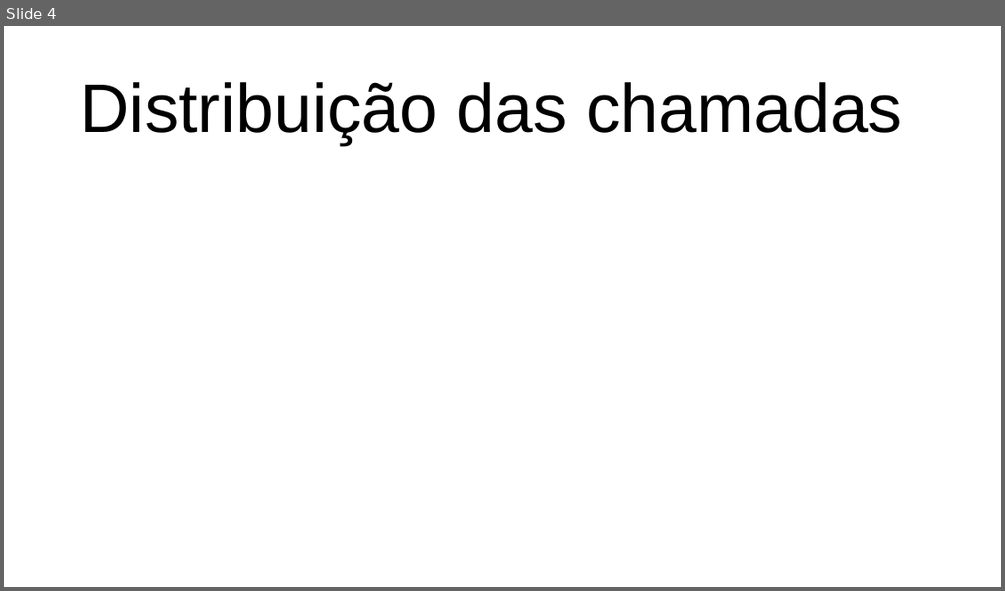
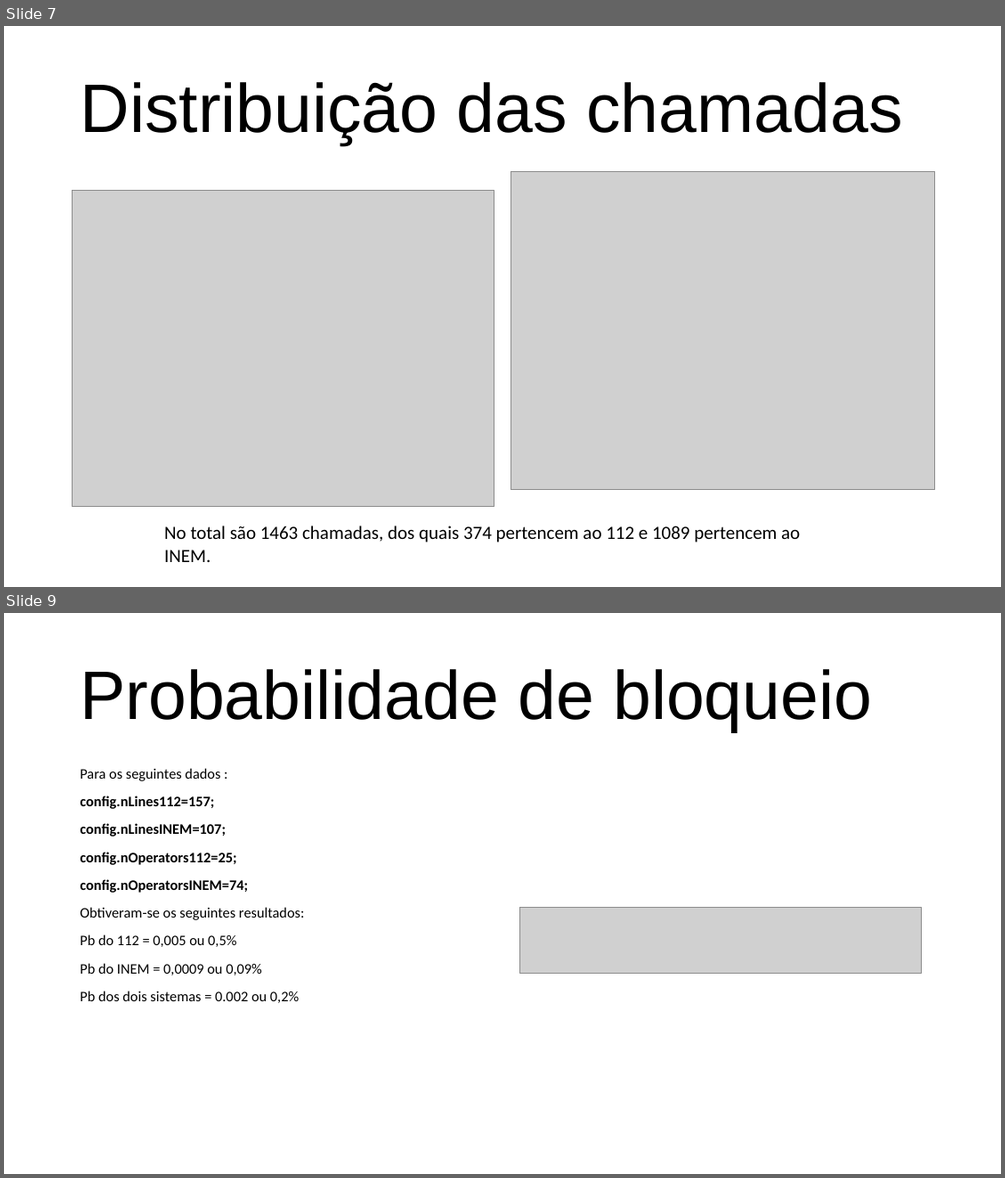
Before and after one commit to DiogoSoares1997/ST-1819I, a slide deck: ST.pptx. Shown one above the other, each under a label of ours: slide 4 before the commit, slides 7 and 9 after it; the slides between them are not shown. The pictures are 1005x591 and 1005x1178 pixels, drawn with LibreOffice and Linux fonts; fonts in the diff are those of the drawing; grey boxes stand for pictures. Boxes give left, top, right and bottom in pixels: in the first picture for what was removed or moved away, otherwise in the second. Text is boxed around its words. In the diff, an @@ line names an element or a change of style, - is before the commit and + after.

Commit message:
trabalho para discussão

```diff
--- a/ST.pptx
+++ b/ST.pptx
@@ slide 9 added at (4,613,1001,1174), background #FFFFFF @@
@@ title added at (80,669,872,732), 66 pt, text #000000 @@
+Probabilidade de bloqueio
@@ text added at (80,768,304,1003), 14 pt, text #000000 @@
+Para os seguintes dados :
+config.nLines112=157;
+config.nLinesINEM=107;
+config.nOperators112=25;
+config.nOperatorsINEM=74;
+Obtiveram-se os seguintes resultados:
+Pb do 112 = 0,005 ou 0,5%
+Pb do INEM = 0,0009 ou 0,09%
+Pb dos dois sistemas = 0.002 ou 0,2%
@@ picture added at (520,908,922,973) @@
@@ what was slide 4 is now slide 7 @@
@@ slide 7 changed as well @@
@@ picture added at (511,172,935,490) @@
@@ picture added at (72,190,494,506) @@
@@ text added at (164,525,800,562), 18 pt, text #000000 @@
+No total são 1463 chamadas, dos quais 374 pertencem ao 112 e 1089 pertencem ao INEM.
```
Also in this commit, not shown: 6 other slides changed, 5 other slides added, 7 slides removed, 15 other files.
